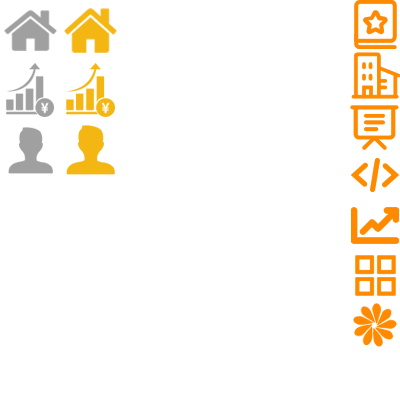
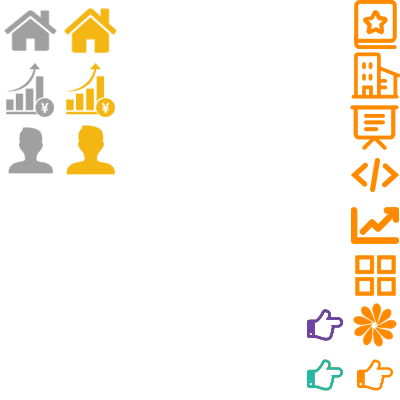
The second 400 x 400 image is a revision of the first. Changes to its layers:
added layer "finger 拷贝 2" above "finger 拷贝" over box(307, 309, 343, 341)
added layer "finger 拷贝" above "finger" over box(307, 359, 343, 391)
added layer "finger" above "图层 20" over box(357, 359, 393, 391)
